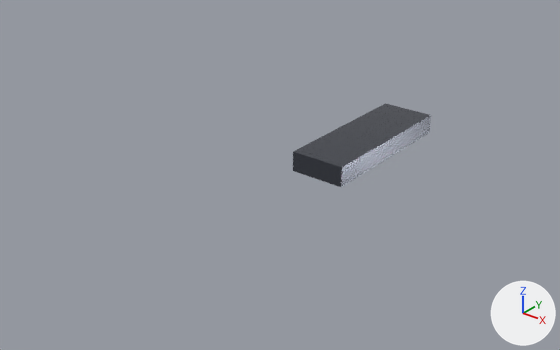
What one commit did to the FBX model apps/web-client/dist/assets/models/units/SU_BuranPatrolBoat.fbx.
Both versions are drawn from a 50 mm camera at (15.0, -24.2, 12.7) aimed at (-1.9, -3.0, -0.4). Arrows for +X, +Y and +Z are at lower right; the lights stay in place. The picture after the commit comes second. Objects named as collision shapes, trigger or cutter boxes, shadow casters or lower levels of detail are left out. Where no turn or scale is listed for an object, it has been applied to the vertices.

Before the edit, the objects in view are built like this:
```python
me_cube = bpy.data.meshes.new('Cube')
me_cube.from_pydata(...)  # a box spanning x -0.5..0.5, y -0.5..0.5, z -0.5..0.5
me_cube.materials.append(mat_mat_darksteel)  # grey #61656f
ob_cube = bpy.data.objects.new('Cube', me_cube)
ob_cube.parent = ob_vehicleroot
ob_cube.location = (0.0, 0.0, 0.5)
ob_cube.scale = (2.2, 6.5, 0.8)
```
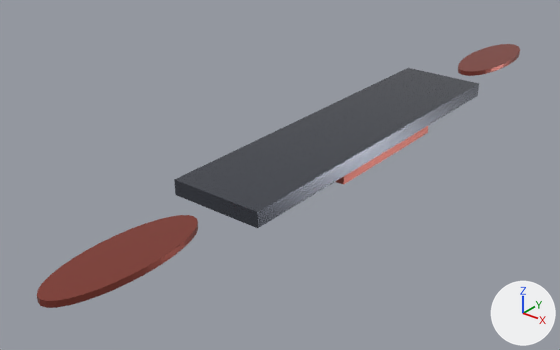
Edits to the scene script, one JSON object a line:
```json
{"op": "add", "block": "mat_mat_sovietarmor", "code": ["mat_mat_sovietarmor = principled_material('Mat_SovietArmor')", "mat_mat_sovietarmor.base_color = (0.35, 0.08, 0.06)  # red #a05045", "mat_mat_sovietarmor.metallic = 0.7", "mat_mat_sovietarmor.roughness = 0.35"]}
{"op": "add", "block": "me_cube_001", "code": ["me_cube_001 = bpy.data.meshes.new('Cube.001')", "me_cube_001.from_pydata(...)  # a box spanning x -0.5..0.5, y -0.5..0.5, z -0.5..0.5", "me_cube_001.materials.append(mat_mat_sovietarmor)  # red #a05045"]}
{"op": "add", "block": "me_cube_002", "code": ["me_cube_002 = bpy.data.meshes.new('Cube.002')", "me_cube_002.from_pydata(...)  # a box spanning x -1.76..1.76, y -7.44..7.44, z -0.28..0.28", "me_cube_002.materials.append(mat_mat_darksteel)  # grey #61656f"]}
{"op": "add", "block": "me_cylinder_001", "code": ["me_cylinder_001 = bpy.data.meshes.new('Cylinder.001')", "me_cylinder_001.from_pydata(...)  # 64 vertices, 34 faces; spans x -0.99..0.99, y -2.79..2.79, z -0.11..0.11", "me_cylinder_001.materials.append(mat_mat_sovietarmor)  # red #a05045"]}
{"op": "set", "path": "ob_cube", "old": "bpy.data.objects.new('Cube', me_cube)", "new": "bpy.data.objects.new('Cube', me_cube_001)"}
{"op": "set", "path": "ob_cube.scale", "old": "(2.2, 6.5, 0.8)", "new": "(2.2, 6.2, 0.7)"}
{"op": "add", "block": "ob_cube_001", "code": ["ob_cube_001 = bpy.data.objects.new('Cube.001', me_cube_002)", "ob_cube_001.location = (0.0, -1.24, 1.34)"]}
{"op": "add", "block": "ob_cylinder_001", "code": ["ob_cylinder_001 = bpy.data.objects.new('Cylinder.001', me_cylinder_001)", "ob_cylinder_001.location = (0.0, 11.16, 1.16)"]}
{"op": "add", "block": "ob_cylinder", "code": ["ob_cylinder = bpy.data.objects.new('Cylinder', me_cylinder_001.copy())", "ob_cylinder.location = (0.0, -12.4, 1.17)"]}
```

Pixel boxes [x1, y1, x2, y2] of what changed, in the pictures (560 x 350 px; the box of a moved part takes in the faces that stretch with it):
```json
{"object": "Cube.001", "change": "added", "after": [174, 68, 479, 228]}
{"object": "Cylinder", "change": "added", "after": [37, 215, 198, 308], "on screen": "red"}
{"object": "Cube", "change": "recoloured, reshaped, rescaled", "before": [293, 103, 431, 187], "after": [335, 126, 428, 185]}
{"object": "Cylinder.001", "change": "added", "after": [458, 44, 520, 76], "on screen": "red"}
{"part": 1, "of": "me_cube", "change": "moved or reshaped", "before": [293, 103, 431, 187], "on screen": "not visible afterwards"}
```
